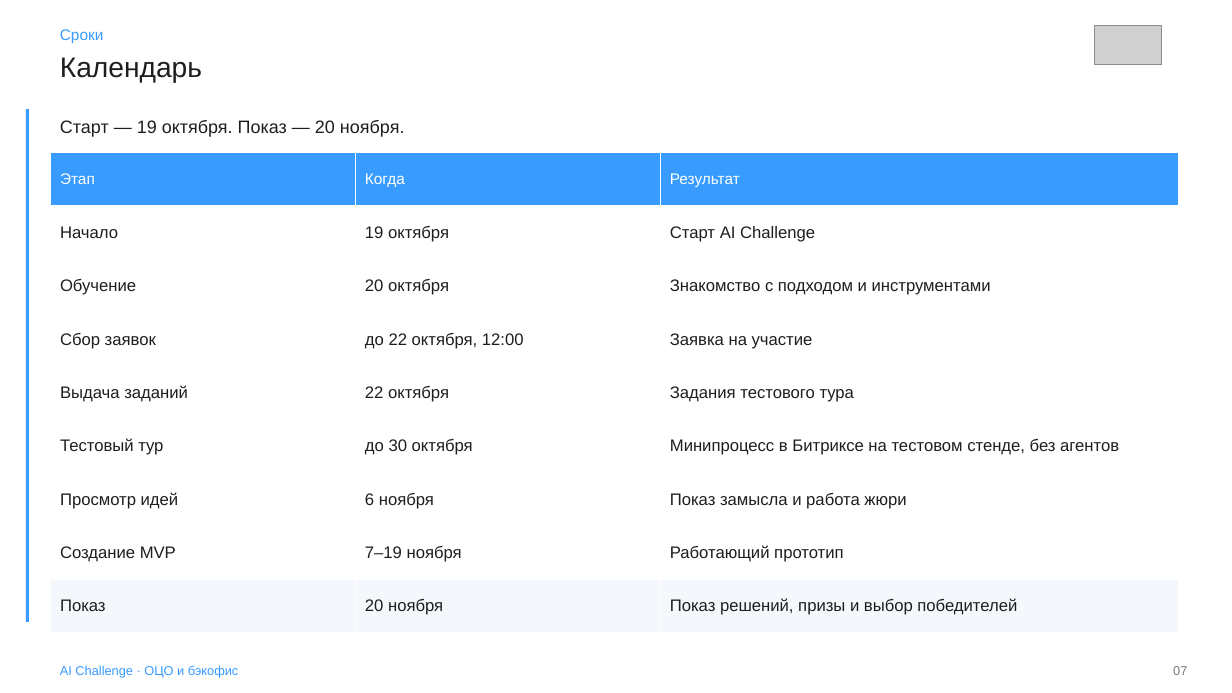
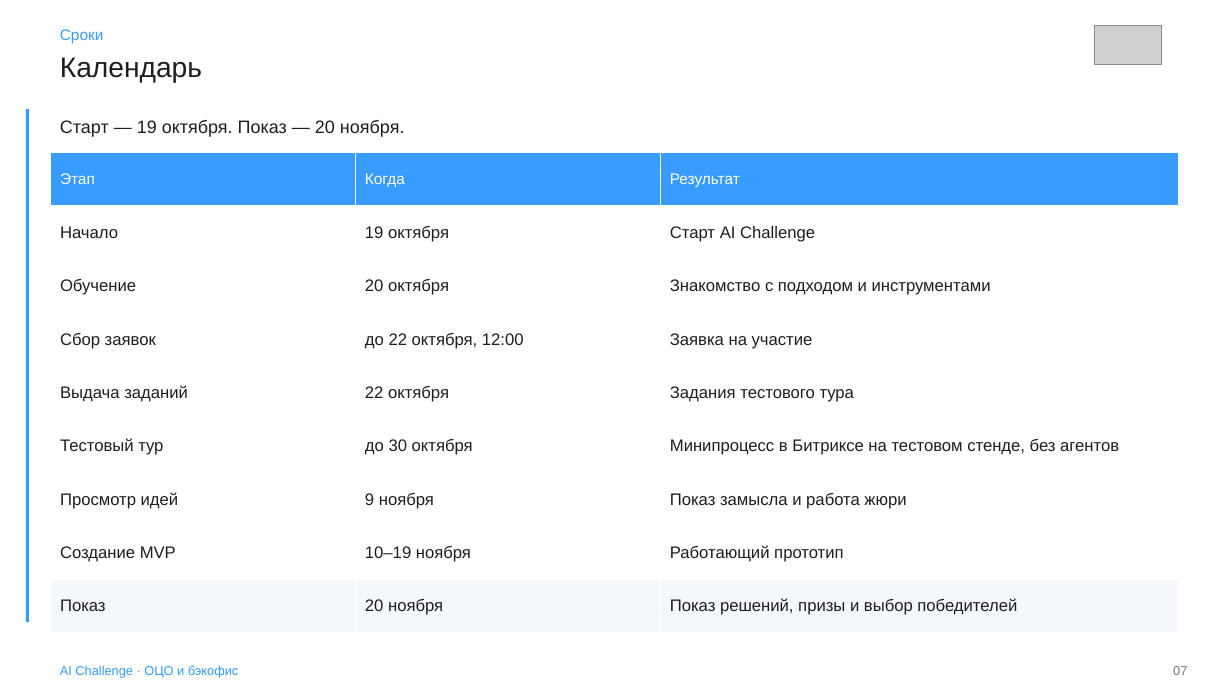
Before and after one commit to Nikisheva/html_krit, a slide deck: slide 7 of AI Challenge.pptx. Drawn at 1232x693 pixels with LibreOffice and Linux fonts; fonts in the diff are those of the drawing; grey boxes stand for pictures. Boxes give left, top, right and bottom in pixels: in the first picture for what was removed or moved away, otherwise in the second. Text is boxed around its words. In the diff, an @@ line names an element or a change of style, - is before the commit and + after.

```diff
--- a/AI Challenge.pptx
+++ b/AI Challenge.pptx
@@ table at (51,152,1178,633) @@
-row 7, column 2: 6 ноября
+row 7, column 2: 9 ноября
-row 8, column 2: 7–19 ноября
+row 8, column 2: 10–19 ноября
```
Also in this commit, not shown: 3 other slides changed, 9 other files.
